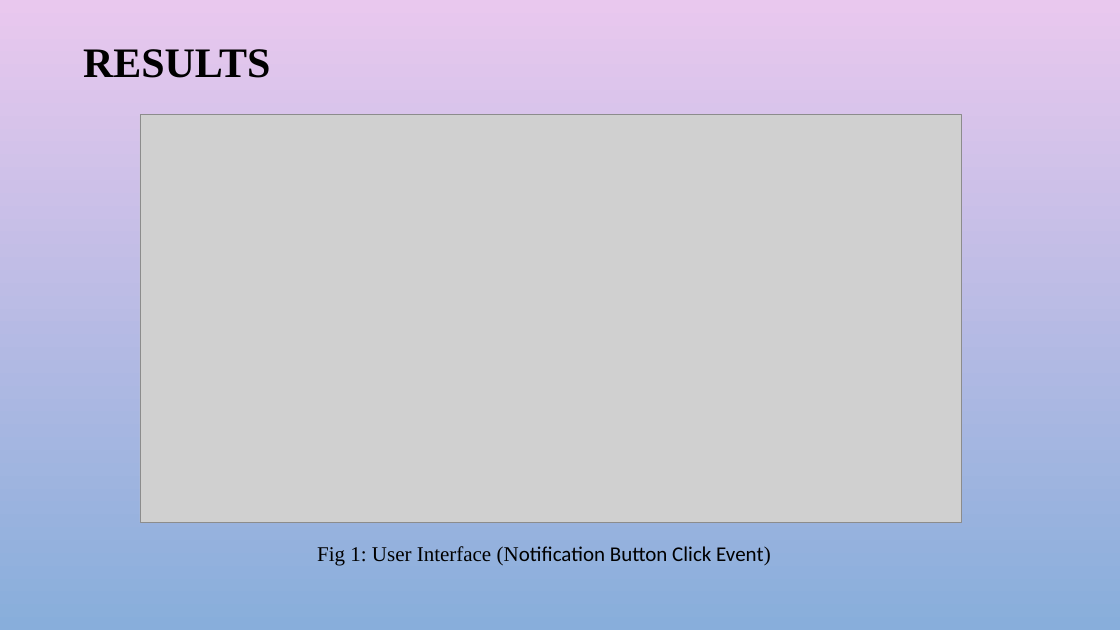
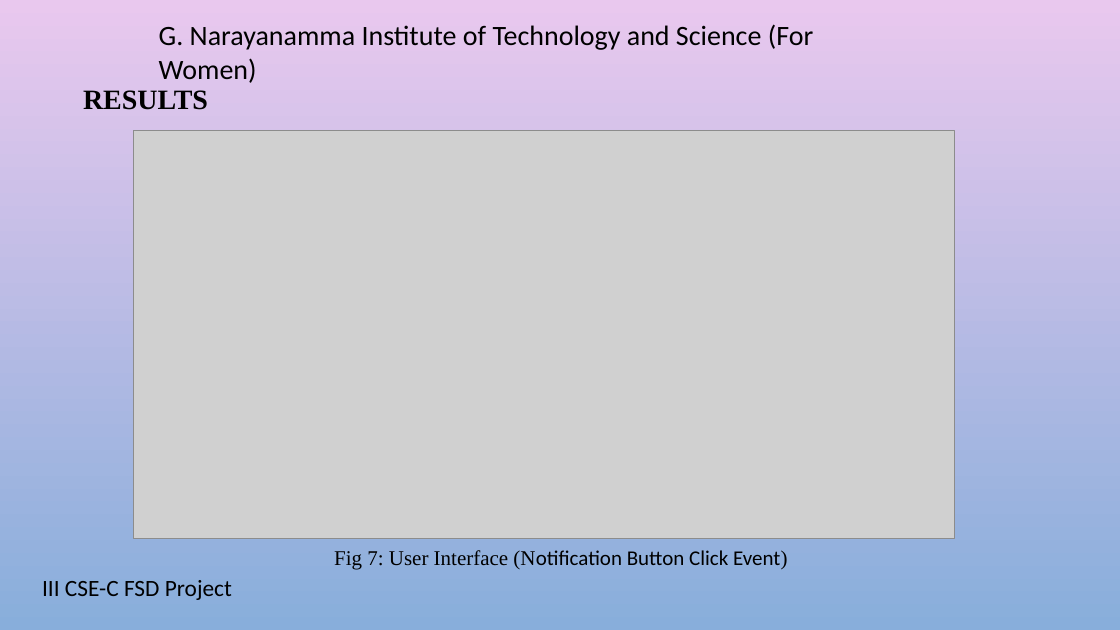
Before and after one commit to AkhilaS17/PlacePrepPortal, a slide deck: slide 11 of Placeprep.pptx. Drawn at 1120x630 pixels with LibreOffice and Linux fonts; fonts in the diff are those of the drawing; grey boxes stand for pictures; background and template pictures are left out. Boxes give left, top, right and bottom in pixels: in the first picture for what was removed or moved away, otherwise in the second. Text is boxed around its words. In the diff, an @@ line names an element or a change of style, - is before the commit and + after.

```diff
--- a/Placeprep.pptx
+++ b/Placeprep.pptx
@@ text added at box(159, 24, 813, 83), 24 pt, text #000000 @@
+G. Narayanamma Institute of Technology and Science (For Women)
@@ title "RESULTS": place and size @@
-title "RESULTS" at box(83, 49, 270, 78)
+title "RESULTS" at box(83, 90, 208, 110)
@@ title "RESULTS" at box(83, 90, 208, 110): size 36 to 24 pt @@
@@ picture: place and size @@
-picture at box(140, 114, 962, 523)
+picture at box(133, 130, 954, 539)
@@ text at box(334, 550, 788, 570): text changed @@
-Fig 1: User Interface (Notification Button Click Event)
+Fig 7: User Interface (Notification Button Click Event)
@@ text added at box(42, 580, 232, 600), 20 pt, text #000000 @@
+III CSE-C FSD Project
```
Also in this commit, not shown: 12 other slides changed.
